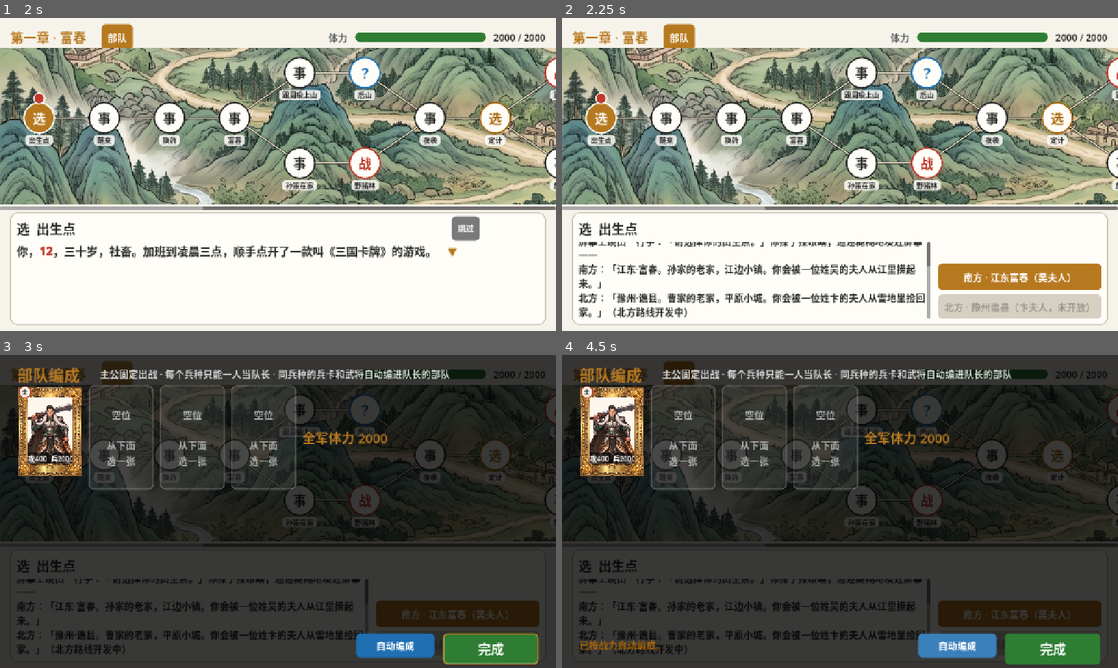
Above: before the commit, frames 1-4 (two rows, left to right).
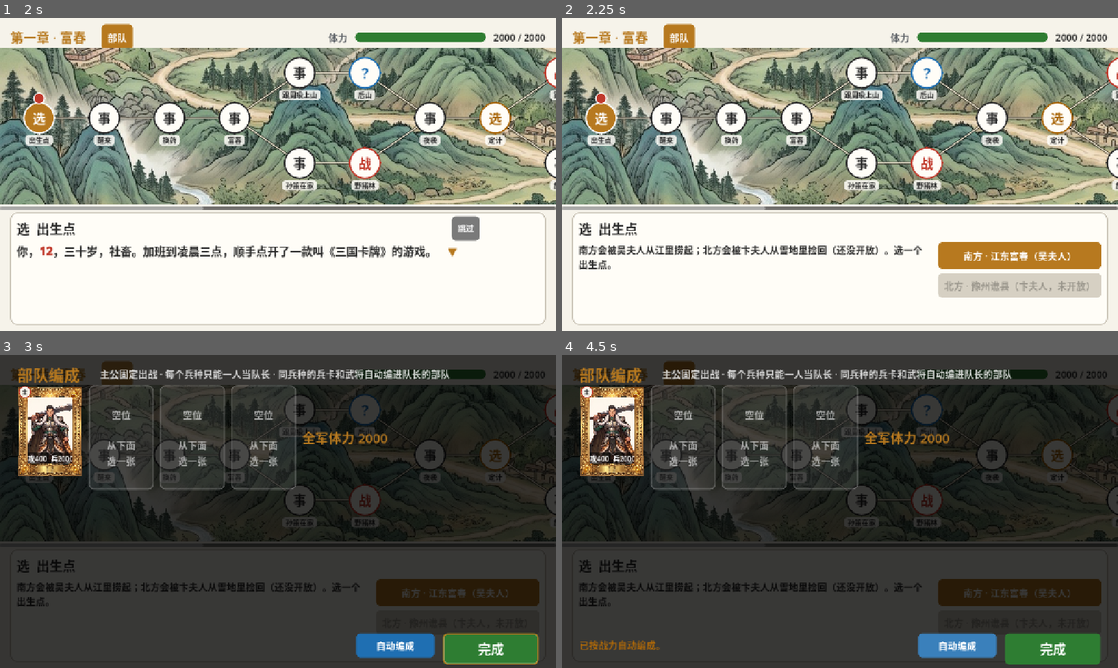
Above: after the commit, the same moments.

Repository: haotianwudev/sanguo-cards
Game: Godot game, scene res://scenes/main.tscn
Two runs of this game, one before a commit and one after it. Both use one fixed random seed, a clock stepped at 60 frames per second and the inputs below.
Inputs (mouse positions are in pixels of both pictures, inside the frame that each line leads up to):
- Up to frame 1 (2 s): click (278, 196) at 0.52 s; type "12" at 0.6 s; click "新的旅程" at 1.25 s
- Up to frame 2 (2.25 s): click "跳过" at 2 s
- Up to frame 3 (3 s): click "部队" at 2.75 s
- Up to frame 4 (4.5 s): click "南方 · 江东富春（吴夫人）" at 3.5 s; click "自动编成" at 4.25 s

Frame 1 is identical in both runs. In frame 2, 11% of the frame differs, in the area x 3-97%, y 71-96%; in frame 3, 6.1%; in frame 4, 6.0%.

Commit message:
Choices and forks don't replay the scene: a one-line prompt sums up the options (出生点, 富春 fork, 定计, 征兵, 北上, 董白的命运 and the big events), generic line otherwise; buttons stack from the top so several always fit; stale 跳过/隐藏 cleared; fork demo
Co-Authored-By: Claude Opus 5.5 <noreply@anthropic.com>
Claude-Session: https://claude.ai/code/session_01KHm8b4T1h3CjcdmfBKpVSV

Diff:
--- a/godot/data/story.json
+++ b/godot/data/story.json
@@ -1,19 +1,19 @@
 {
-  "_comment": "Quest maps. x = column (left to right, never  …(206 unchanged characters)… ry illustration key (pics/art.json cgs).",
+  "_comment": "Quest maps. x = column (left to right, never  …(206 unchanged characters)… ry illustration key (pics/art.json cgs). prompt: a one-line summary shown at a choice or fork instead of replaying the scene.",
   "_events": "Random events for ？ squares. Each option has effects (applied in order) and optional win effects (after i …(687 unchanged characters)…
   "quests": [
     {"id": "prologue", "title": "第一章 · 富春", "start": "era", "_pools": "第一章能拿到的卡：宝箱/战利品只出 soldier_pool（本地兵 + 水贼、南下黄巾），招募 …(722 unchanged characters)…
       "squares": {
-        "era": {"x": 0, "y": 1, "type": "choose", "label": " …(285 unchanged characters)… : "北方 · 豫州谯县（卞夫人，未开放）", "locked": true}]},
+        "era": {"x": 0, "y": 1, "type": "choose", "label": " …(285 unchanged characters)… : "北方 · 豫州谯县（卞夫人，未开放）", "locked": true}], "prompt": "南方会被吴夫人从江里捞起；北方会被卞夫人从雪地里捡回（还没开放）。选一个出生点。"},
         "wake": {"x": 1, "y": 1, "type": "event", "label": "醒来", "next": ["bandage"], "portraits": ["wuguotai"], "text" …(554 unchanged characters)…
         "bandage": {"x": 2, "y": 1, "type": "event", "label": "换药", "portraits": ["wuguotai"], "text": ["第二天一早，吴夫人端着托盘进 …(369 unchanged characters)…
-        "village": {"x": 3, "y": 1, "type": "event", "label" …(884 unchanged characters)… 得老长，一看就憋着一肚子火。", "（跟周瑜去后山，还是去院子里看看孙策？）"]},
+        "village": {"x": 3, "y": 1, "type": "event", "label" …(884 unchanged characters)… 得老长，一看就憋着一肚子火。", "（跟周瑜去后山，还是去院子里看看孙策？）"], "prompt": "周瑜要去后山办事，孙策在院子里憋着火。跟谁走？"},
         "zy_hill": {"x": 4, "y": 0, "type": "event", "label": "跟周瑜上山", "portraits": ["zhouyu"], "next": ["hill"], "text …(341 unchanged characters)…
         "sc_home": {"x": 4, "y": 2, "type": "event", "label": "孙策在家", "portraits": ["sunce", "wuguotai"], "next": ["boa …(344 unchanged characters)…
         "hill": {"x": 5, "y": 0, "type": "mystery", "label": "后山", "next": ["raid"]},
         "boar": {"x": 5, "y": 2, "type": "battle", "label": "野猪林", "battle": "boar", "next": ["raid"]},
         "raid": {"x": 6, "y": 1, "type": "event", "label": "夜袭", "next": ["plan"], "portraits": ["wuguotai"], "text": [ …(410 unchanged characters)…
-        "plan": {"x": 7, "y": 1, "type": "choose", "label":  …(360 unchanged characters)… oto": "zy_lure", "record": "定计：周瑜调虎离山"}]},
+        "plan": {"x": 7, "y": 1, "type": "choose", "label":  …(360 unchanged characters)… oto": "zy_lure", "record": "定计：周瑜调虎离山"}], "prompt": "孙策主张正面强攻，周瑜主张放火调虎离山。听谁的？"},
         "sc_gate": {"x": 8, "y": 0, "type": "battle", "label": "寨门", "battle": "shuizei_scout", "next": ["sc_road"]},
         "sc_road": {"x": 9, "y": 0, "type": "mystery", "label": "水寨外", "next": ["sc_hall"]},
         "sc_hall": {"x": 10, "y": 0, "type": "battle", "label": "水寨", "battle": "shuizei", "boss": true, "next": ["rescue"]},
@@ -23,9 +23,9 @@
         "rescue": {"x": 11, "y": 1, "type": "event", "label": "救人", "next": ["dinner"], "portraits": ["wuguotai"], "car …(566 unchanged characters)…
         "dinner": {"x": 12, "y": 1, "type": "event", "label": "压惊宴", "portraits": ["wuguotai", "sunce"], "text": ["当晚，吴 …(569 unchanged characters)…
         "muster": {"x": 13, "y": 1, "type": "event", "label": "征兵", "next": ["draft"], "portraits": ["sunce"], "text":  …(441 unchanged characters)…
-        "draft": {"x": 14, "y": 1, "type": "recruit", "label": "江东征兵", "next": ["reeds", "road", "ferry"]},
+        "draft": {"x": 14, "y": 1, "type": "recruit", "label": "江东征兵", "next": ["reeds", "road", "ferry"], "prompt": "兵招齐了。芦苇荡里有水贼，江边小路和险滩也能绕过去。走哪条？"},
         "reeds": {"x": 15, "y": 0, "type": "battle", "label": "芦苇荡", "battle": "shuizei_scout", "next": ["yaodao"]},
-        "road": {"x": 15, "y": 1, "type": "mystery", "label": "江边小路", "next": ["yaodao", "camp"]},
+        "road": {"x": 15, "y": 1, "type": "mystery", "label": "江边小路", "next": ["yaodao", "camp"], "prompt": "前面一条路通妖道的法坛，一条通江边营地。"},
         "ferry": {"x": 15, "y": 2, "type": "mystery", "label": "险滩", "event": "risk", "next": ["camp"]},
         "yaodao": {"x": 16, "y": 0, "type": "battle", "label": "妖道唐周", "battle": "yaodao", "elite": true, "next": ["isle"]},
         "camp": {"x": 16, "y": 2, "type": "recover", "label": "江边扎营", "next": ["isle"]},
@@ -39,7 +39,7 @@
     },
     {"id": "taodong", "title": "第二章 · 讨伐董卓", "start": "set_out", "shuffle": [["box1", "box2", "box3"]], "event_pool": [ …(307 unchanged characters)…
       "squares": {
-        "set_out": {"x": 0, "y": 1, "type": "event", "label" …(304 unchanged characters)… 的游骑、李傕的搭档郭汜，都在这一带抢粮。", "（孙策、周瑜都在队伍里了。）"]},
+        "set_out": {"x": 0, "y": 1, "type": "event", "label" …(304 unchanged characters)… 的游骑、李傕的搭档郭汜，都在这一带抢粮。", "（孙策、周瑜都在队伍里了。）"], "prompt": "北上有两条路：官道好走，小路近些。走哪条？"},
         "road1": {"x": 1, "y": 0, "type": "mystery", "label": "官道", "next": ["youqi"]},
         "road2": {"x": 1, "y": 2, "type": "mystery", "label": "山寨小路", "event": "yazhai", "next": ["guosi"]},
         "youqi": {"x": 2, "y": 0, "type": "battle", "label": "西凉游骑", "battle": "xiliang_youqi", "next": ["zumao"]},
@@ -48,7 +48,7 @@
         "huaxiong": {"x": 4, "y": 1, "type": "battle", "label": "战华雄", "battle": "huaxiong", "lose_goto": "jian_hua", "next": ["save_zumao"], "record_win": "华雄：亲手斩杀，救下祖茂", "record_lose": "华雄：孙坚斩华雄"},
         "save_zumao": {"x": 5, "y": 0, "type": "mystery", "label": "救祖茂", "event": "zumao_saved", "next": ["counter"]},
         "jian_hua": {"x": 5, "y": 2, "type": "event", "label": "孙坚斩华雄", "next": ["counter"], "portraits": ["sunjian"],  …(356 unchanged characters)…
-        "counter": {"x": 6, "y": 1, "type": "event", "label" …(823 unchanged characters)… 飞熊军压阵；另一条小路上，董卓的谋士李儒设了埋伏。", "（孙坚加入队伍。）"]},
+        "counter": {"x": 6, "y": 1, "type": "event", "label" …(823 unchanged characters)… 飞熊军压阵；另一条小路上，董卓的谋士李儒设了埋伏。", "（孙坚加入队伍。）"], "prompt": "孙坚借你一员老将，然后继续反击。"},
         "borrow": {"x": 7, "y": 1, "type": "mystery", "label": "借将", "event": "borrow_general", "next": ["spoils", "tent"]},
         "spoils": {"x": 8, "y": 0, "type": "treasure", "label": "华雄营", "next": ["feixiong"]},
         "tent": {"x": 8, "y": 2, "type": "recover", "label": "军帐", "next": ["liru"]},
@@ -63,7 +63,7 @@
         "box1": {"x": 15, "y": 0, "type": "mystery", "label": "宝箱", "event": "grand_chest", "next": ["box2"]},
         "box2": {"x": 16, "y": 0, "type": "treasure", "label": "宝箱", "next": ["box3"]},
         "box3": {"x": 17, "y": 0, "type": "treasure", "label": "宝箱", "next": ["fate"]},
-        "fate": {"x": 18, "y": 1, "type": "choose", "label": …(251 unchanged characters)… p", "record": "董白：留下"}], "cg": "c2_fate"},
+        "fate": {"x": 18, "y": 1, "type": "choose", "label": …(251 unchanged characters)… p", "record": "董白：留下"}], "cg": "c2_fate", "prompt": "交给袁绍能换一件宝物，但她必死无疑；藏起来，就得冒险。怎么办？"},
         "give": {"x": 19, "y": 0, "type": "mystery", "label": "交人", "event": "hand_over", "next": ["fire_a"]},
         "keep": {"x": 19, "y": 2, "type": "event", "label": "藏人", "next": ["fire_b"], "portraits": ["dongbai", "wuguota …(224 unchanged characters)…
         "fire_a": {"x": 20, "y": 0, "type": "battle", "label": "李傕", "battle": "lijue", "next": ["luoyang_a"], "record_win": "洛阳城门击退李傕"},
@@ -78,22 +78,22 @@
     "ambush": {"title": "芦苇埋伏", "text": ["芦苇丛里一声锣响，十几个水贼跳了出来：「此山是我开！」", "{lord}：「……此树是我栽？」水贼一愣：「你怎么知道台词？」"], "options": …(219 unchanged characters)…
     "snake": {"title": "竹叶青", "text": ["草丛里窜出一条竹叶青，一口咬在{lord}的大腿上——很靠里的位置。", "孙策凑过来：「要不……我帮你把毒吸出来？」", "{lord}低头看了看伤口的位置 …(268 unchanged characters)…
     "tiger": {"title": "吊睛白额虎", "text": ["山道上蹲着一只吊睛白额大虫，正慢条斯理地舔爪子。", "{lord}（内心）：这剧情我熟，喝十八碗酒就能打。可我一碗都没喝啊。"], "options": …(205 unchanged characters)…
-    "zuoci": {"title": "葫芦道人", "portraits": ["zuoci"], "text …(685 unchanged characters)… 酒是好酒，就是有点……过期了。"}, {"poison": true}]}]}]},
+    "zuoci": {"title": "葫芦道人", "portraits": ["zuoci"], "text …(685 unchanged characters)… 酒是好酒，就是有点……过期了。"}, {"poison": true}]}]}], "prompt": "左慈愿意送你一样东西：仙丹、静心、点化、符兵，或者算一卦姻缘。"},
     "chest": {"title": "路边铁箱", "text": ["路边半埋着一只铁箱，锁已经锈了。上面刻着一行小字：「非礼勿开」。"], "options": [{"label": "撬开", "effects": [{" …(245 unchanged characters)…
-    "hero": {"title": "路遇壮士", "text": ["酒肆里一个壮汉一拳砸碎了桌子：「谁敢说孙 …(182 unchanged characters)… 壮汉在身后喊：「那桌子钱算谁的？」"}, {"damage": 0.03}]}]},
+    "hero": {"title": "路遇壮士", "text": ["酒肆里一个壮汉一拳砸碎了桌子：「谁敢说孙 …(182 unchanged characters)… 壮汉在身后喊：「那桌子钱算谁的？」"}, {"damage": 0.03}]}], "prompt": "几条好汉在打量你们：请他们喝酒，或者结账走人。"},
     "refugees": {"title": "流民", "text": ["一群逃难的百姓，说北边打仗，一路走来饿倒了好几个。"], "options": [{"label": "分出军粮", "effects": [{"damage": 0.08}, {"card": "danyang"}, {"say": "你们饿着肚子赶路，但有个丹阳后生跟上了队伍。"}]}, {"label": "指条活路", "effects": [{"say": "你给他们指了去富春的路：「报我名字，吴夫人管饭。」"}]}]},
     "washer": {"title": "浣纱女", "text": ["溪边一位浣纱姑娘，衣袖挽得老高，露出两截白生生的胳膊。", "她回头冲你一笑：「小哥，渴不渴？」"], "options": [{"label": "上前讨 …(249 unchanged characters)…
     "dice": {"title": "水贼赌局", "text": ["江边破船上，几个水贼在掷骰子，冲你们招手：「来一把？输了留下体力，赢了带走兄弟！」"], "options": [{"label": "赌一把", "effe …(265 unchanged characters)…
     "fruit": {"title": "野果", "text": ["树上结满红果子，看着就甜。周瑜：「路边的果子没人摘，多半是……」"], "options": [{"label": "摘来吃", "effects": [{"c …(200 unchanged characters)…
-    "risk": {"title": "险滩", "glyph": "险", "color": "red", "t …(273 unchanged characters)… : [{"say": "稳妥起见，走大路。老船夫：「年轻人，没意思。」"}]}]},
+    "risk": {"title": "险滩", "glyph": "险", "color": "red", "t …(273 unchanged characters)… : [{"say": "稳妥起见，走大路。老船夫：「年轻人，没意思。」"}]}], "prompt": "走险滩能抄近路、拿宝物，但本轮的敌人会变强。"},
     "temple": {"title": "山神庙", "glyph": "庙", "color": "purple", "text": ["半山腰一座破庙，供着个缺了鼻子的山神。香炉里还有半截香。", "周瑜：「传说在这儿上香，山 …(214 unchanged characters)…
     "lvbu_beaten": {"title": "威震诸侯", "glyph": "威", "color": "gold", "text": ["吕布……被你打退了？！关上关下一片死寂，接着爆发出山呼海啸。", "十八路诸侯争着 …(210 unchanged characters)…
     "grand_chest": {"title": "高级宝箱", "glyph": "宝", "color": "gold", "text": ["一只描金的大箱子，锁上刻着「袁」字。袁绍嘴上说得大方，脸上在滴血。"], "options": [{"label": "打开", "effects": [{"say": "箱子里不是金银，是人——几位猛将从里面爬了出来。"}, {"offer": {"generals": true, "rates": {"SR": 70, "SSR": 30}}}]}]},
     "huatuo": {"title": "游方郎中", "glyph": "医", "color": "green", "portraits": ["huatuo"], "text": ["路边支着个药摊，一个清瘦的中年人正给村妇 …(544 unchanged characters)…
-    "yuji": {"title": "白衣道人", "glyph": "凶", "color": "red",  …(675 unchanged characters)… {"say": "信徒们作鸟兽散。周瑜捡起地上的铜钱，揣回了自己兜里。"}]}]},
+    "yuji": {"title": "白衣道人", "glyph": "凶", "color": "red",  …(675 unchanged characters)… {"say": "信徒们作鸟兽散。周瑜捡起地上的铜钱，揣回了自己兜里。"}]}], "prompt": "于吉拦路。讨符水、让孙策赶人，还是掉头就走？（哪个都没好事）"},
     "zumao_saved": {"title": "救祖茂", "glyph": "赤", "color": "red", "portraits": ["zumao"], "text": ["华雄一刀劈空，你看准破绽，把刀扔了出去 …(434 unchanged characters)…
     "hand_over": {"title": "交人", "glyph": "交", "color": "red", "portraits": ["dongbai"], "text": ["你把董白交给了袁绍的使者。她被押上囚车时 …(204 unchanged characters)…
-    "merchant": {"title": "行商", "glyph": "商", "color": "gold …(486 unchanged characters)…  "周瑜砍价砍到一半发现商人比他还抠，两人惺惺相惜，喝了一下午茶。"}]}]}]},
+    "merchant": {"title": "行商", "glyph": "商", "color": "gold …(486 unchanged characters)…  "周瑜砍价砍到一半发现商人比他还抠，两人惺惺相惜，喝了一下午茶。"}]}]}], "prompt": "胖商人什么都卖：拿宝物换猛将、拿兵换药，或者让周瑜砍价。"},
     "smith": {"title": "铁匠铺", "glyph": "铁", "color": "text", "text": ["路边一间铁匠铺，炉火正旺。老铁匠光着膀子：「兵器差，人再猛也白搭。拿兵来换，我给你的将军打把好家 …(229 unchanged characters)…
     "tomb": {"title": "古墓", "glyph": "墓", "color": "purple", "text": ["山坳里有个塌了一半的古墓，洞口阴风阵阵。孙策：「我先进！」周瑜：「按规矩，盗墓所得，三七分，我七 …(269 unchanged characters)…
     "guanlu": {"title": "管辂算命", "glyph": "卦", "color": "purple", "text": ["树下一个年轻术士摆着卦摊，招牌上写「管辂神算，不准不要钱」。", "他盯着你看了半天，手 …(332 unchanged characters)…
@@ -106,15 +106,15 @@
     "convoy": {"title": "截粮队", "glyph": "粮", "color": "red", "text": ["山下一队西凉兵押着粮车往西走，车上的麻袋印着「董」字。孙策已经在舔嘴唇了。"], "option …(203 unchanged characters)…
     "surrender": {"title": "降卒", "glyph": "降", "color": "text", "text": ["一小队头裹黄巾的汉子举着白旗走过来：「好汉，我们不想跟着渠帅烧杀了，收下我们吧！」"],  …(326 unchanged characters)…
     "borrow_general": {"title": "借将", "glyph": "将", "color": "gold", "portraits": ["sunjian"], "text": ["反击前，孙坚把你叫进大帐，指 …(278 unchanged characters)…
-    "tangji": {"title": "落难贵人", "glyph": "姬", "color": "purp …(720 unchanged characters)… 本，记了一笔：「良心债，无法偿还。」"}, {"damage": 0.1}]}]},
+    "tangji": {"title": "落难贵人", "glyph": "姬", "color": "purp …(720 unchanged characters)… 本，记了一笔：「良心债，无法偿还。」"}, {"damage": 0.1}]}], "prompt": "唐姬被西凉兵追捕：护送她、放她走，还是交出去领赏？"},
     "shanzei": {"title": "山贼拦路", "glyph": "贼", "color": "red", "text": ["山道拐角跳出一伙山贼，领头的独眼龙扛着板斧：「此山是我开，此树是我栽，要想从此过——」",  …(539 unchanged characters)…
-    "yazhai": {"title": "压寨夫人", "glyph": "寨", "color": "red" …(1002 unchanged characters)… ，从她那儿买来一个喽啰，还要了张收据。"}, {"soldier": 1}]}]},
+    "yazhai": {"title": "压寨夫人", "glyph": "寨", "color": "red" …(1002 unchanged characters)… ，从她那儿买来一个喽啰，还要了张收据。"}, {"soldier": 1}]}], "prompt": "胭脂虎要你留下做压寨相公。答应、硬闯，还是派孙策去谈？"},
     "shanzhai": {"title": "山寨", "glyph": "寨", "color": "red", "text": ["半山腰有座山寨，寨墙上插着「替天行道」的破旗，寨子里飘出烤肉的香味。孙策咽了口唾沫。"], " …(549 unchanged characters)…
     "jieying": {"title": "山贼劫营", "glyph": "贼", "color": "red", "text": ["半夜，营外的狗突然叫了起来。火把连成一片——山贼摸营来了！", "孙策光着膀子抄起枪冲了出去 …(278 unchanged characters)…
     "hj_camp": {"title": "黄巾余孽营地", "glyph": "黄", "color": "gold", "text": ["山谷里升起几缕炊烟。走近一看，是一群头裹黄巾的余孽，带着老人、孩子和女眷，锅里煮的是野 …(610 unchanged characters)…
     "hj_medics": {"title": "黄巾女眷", "glyph": "医", "color": "green", "text": ["破庙里，几个裹着黄头巾的女人正给伤兵清洗伤口，手法麻利，药箱上画着太平道的符。",  …(628 unchanged characters)…
     "hj_road": {"title": "黄巾劫道", "glyph": "黄", "color": "gold", "text": ["一伙头裹黄巾的余孽从林子里冲出来，举着木棍竹枪：「苍天已死，黄天当立！留下粮食！」", " …(241 unchanged characters)…
-    "shengnv": {"title": "黄巾圣女", "glyph": "圣", "color": "gol …(731 unchanged characters)… r": {"soldiers": 3}}, {"damage": 0.1}]}]},
+    "shengnv": {"title": "黄巾圣女", "glyph": "圣", "color": "gol …(731 unchanged characters)… r": {"soldiers": 3}}, {"damage": 0.1}]}], "prompt": "圣女能治伤，也许肯跟你走；也可以抢她们的粮。"},
     "old_armor": {"title": "旧甲", "glyph": "甲", "color": "gold", "portraits": ["wuguotai", "sunce"], "cg": "c1_armor", " …(401 unchanged characters)…
   }
 }
--- a/godot/scripts/core/game_data.gd
+++ b/godot/scripts/core/game_data.gd
@@ -90,14 +90,14 @@
 				"event": s.get("event", ""), "lose_goto": s.get("lose_goto", ""),
 				"label": s.get("label", ""), "record": s.get("record", ""), "record_win": s.get("record_win", ""),
 				"record_lose": s.get("record_lose", ""), "requires": s.get("requires", ""), "unless": s.get("unless", ""),
-				"cg": s.get("cg", "")}
+				"cg": s.get("cg", ""), "prompt": s.get("prompt", "")}
 		quests.append({"id": q["id"], "title": q["title"], "start": q["start"], "squares": squares,
 			"soldier_pool": q.get("soldier_pool", []), "recruit_pool": q.get("recruit_pool", []),
 			"event_pool": q.get("event_pool", []), "shuffle": q.get("shuffle", [])})
 	for eid in story.get("events", {}):
 		var ev: Dictionary = story["events"][eid]
 		events[eid] = {"id": eid, "title": ev["title"], "glyph": ev.get("glyph", "？"), "color": ev.get("color", "blue"),
-			"text": ev.get("text", []), "cg": ev.get("cg", ""),
+			"text": ev.get("text", []), "cg": ev.get("cg", ""), "prompt": ev.get("prompt", ""),
 			"portraits": ev.get("portraits", []), "options": ev["options"].map(func(o): return {
 				"label": o["label"], "effects": o.get("effects", []), "win": o.get("win", [])})}
 	Quests.validate(self)
--- a/godot/scripts/game.gd
+++ b/godot/scripts/game.gd
@@ -177,6 +177,14 @@
 			Quests.begin(q, save)
 			Quests.resolve(q, save, rng, 0)
 			Quests.move(q, save, "wake")
+			show_screen(MapScreen.new())
+		"fork":  # after 富春: follow 周瑜 or 孙策
+			var q: Dictionary = GameData.get_db().quests[0]
+			Quests.begin(q, save)
+			Quests.resolve(q, save, rng, 0)
+			for sid in ["wake", "bandage", "village"]:
+				Quests.move(q, save, sid)
+				Quests.resolve(q, save, rng)
 			show_screen(MapScreen.new())
 		"era":  # the very first choice, clicked to its last line
 			var q: Dictionary = GameData.get_db().quests[0]
--- a/godot/scripts/ui/map_screen.gd
+++ b/godot/scripts/ui/map_screen.gd
@@ -28,7 +28,8 @@
 var _dlg_text: RichTextLabel
 var _dlg_buttons: Control
 var _dlg_tools: HBoxContainer  # 跳过 / 隐藏
-var _dlg_recap := false  # a choice follows: once the lines are read, show them all beside the options
+var _dlg_recap := false  # a choice follows: once the lines are read, sum them up beside the options
+var _dlg_prompt := ""  # the one-line summary shown at the choice (square / event "prompt")
 var _sheet_hidden := false
 var _cg_square := ""  # the square whose CG was last shown (a new one switches to the CG again)
 var _sheet_box: VBoxContainer
@@ -451,7 +452,7 @@
 	var buttons := VBoxContainer.new()
 	buttons.add_theme_constant_override("separation", 10)
 	buttons.custom_minimum_size = Vector2(250, 0)
-	buttons.alignment = BoxContainer.ALIGNMENT_BEGIN if _cg_mode else BoxContainer.ALIGNMENT_END  # CG strip: up beside the text
+	buttons.alignment = BoxContainer.ALIGNMENT_BEGIN  # top-down, so several options always fit
 	row.add_child(buttons)
 
 	var lines: Array = []
@@ -460,6 +461,8 @@
 	var body := "\n\n".join(lines)
 	_dlg_lines = []
 	_dlg_i = -1
+	_update_tools()
+	var prompt: String = ev.get("prompt", s["prompt"]).replace("{lord}", save.lord_name)
 
 	if save.resolved:
 		var opts := Quests.next_options(q, save)
@@ -486,8 +489,8 @@
 			buttons.add_child(go)
 			Kit.focus(go)
 		else:
-			text.text = body + "\n\n[color=%s]点击发光的格子前进[/color]" % Kit.c("green").to_html()
-			text.scroll_following = true  # the last lines set up the fork
+			# a fork: sum it up instead of replaying the scene
+			text.text = (prompt if prompt != "" else "前面有几条路，选一条走。") + "\n\n[color=%s]点击发光的格子前进[/color]" % Kit.c("green").to_html()
 			var first := true
 			for n in opts:
 				var go := Kit.button("前往 %s %s" % [_glyph(n), n["label"] if n["label"] != "" else _type_name(n)])
@@ -577,6 +580,7 @@
 		_dlg_text = text
 		_dlg_buttons = buttons
 		_dlg_recap = s["type"] == "choose" or s["type"] == "mystery"
+		_dlg_prompt = prompt
 		_dlg_i = 0
 		text.scroll_active = false
 		text.add_theme_font_size_override("normal_font_size", Kit.FONT_BODY + 4)
@@ -606,7 +610,10 @@
 func _dialog_skip() -> void:
 	if _dlg_i < 0:
 		return
-	_dlg_text.text = "\n".join(_dlg_lines) if _dlg_recap else "\n\n".join(_dlg_lines)
+	if _dlg_recap and _dlg_prompt != "":  # at a choice: the summary, not the scene again
+		_dlg_text.text = _dlg_prompt
+	else:
+		_dlg_text.text = "\n".join(_dlg_lines) if _dlg_recap else "\n\n".join(_dlg_lines)
 	_dlg_text.scroll_active = true
 	_dlg_text.scroll_following = true  # land on the last lines — the ones that set up the choice
 	_dlg_text.add_theme_font_size_override("normal_font_size", Kit.FONT_BODY)
Not shown, changed: .claude/skills/sanguo-dev/SKILL.md
